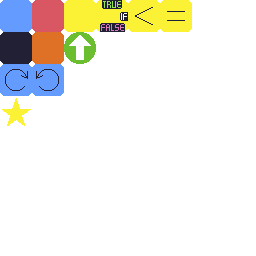
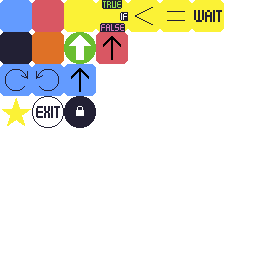
The second 256px x 256px image is a revision of the first. Changes to its layers:
renamed "Pasted Layer" to "tiles.png #2", painted on it over 32, 0, 224, 128
removed layer "tiles.png #1" over 64, 32, 128, 96
